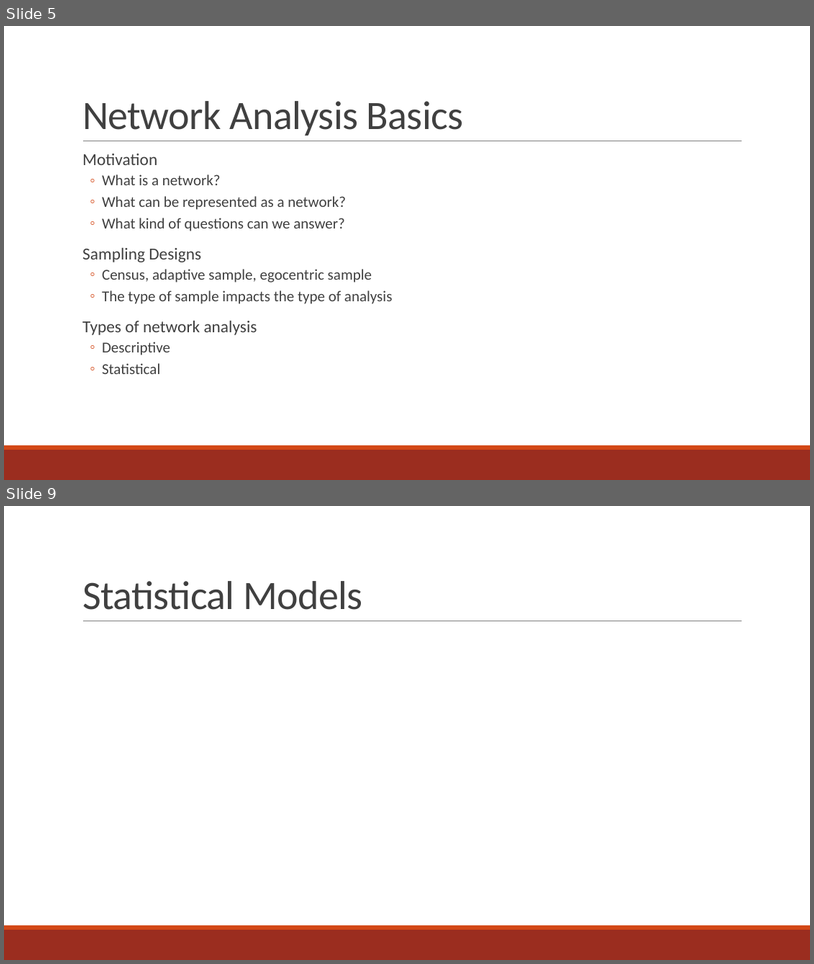
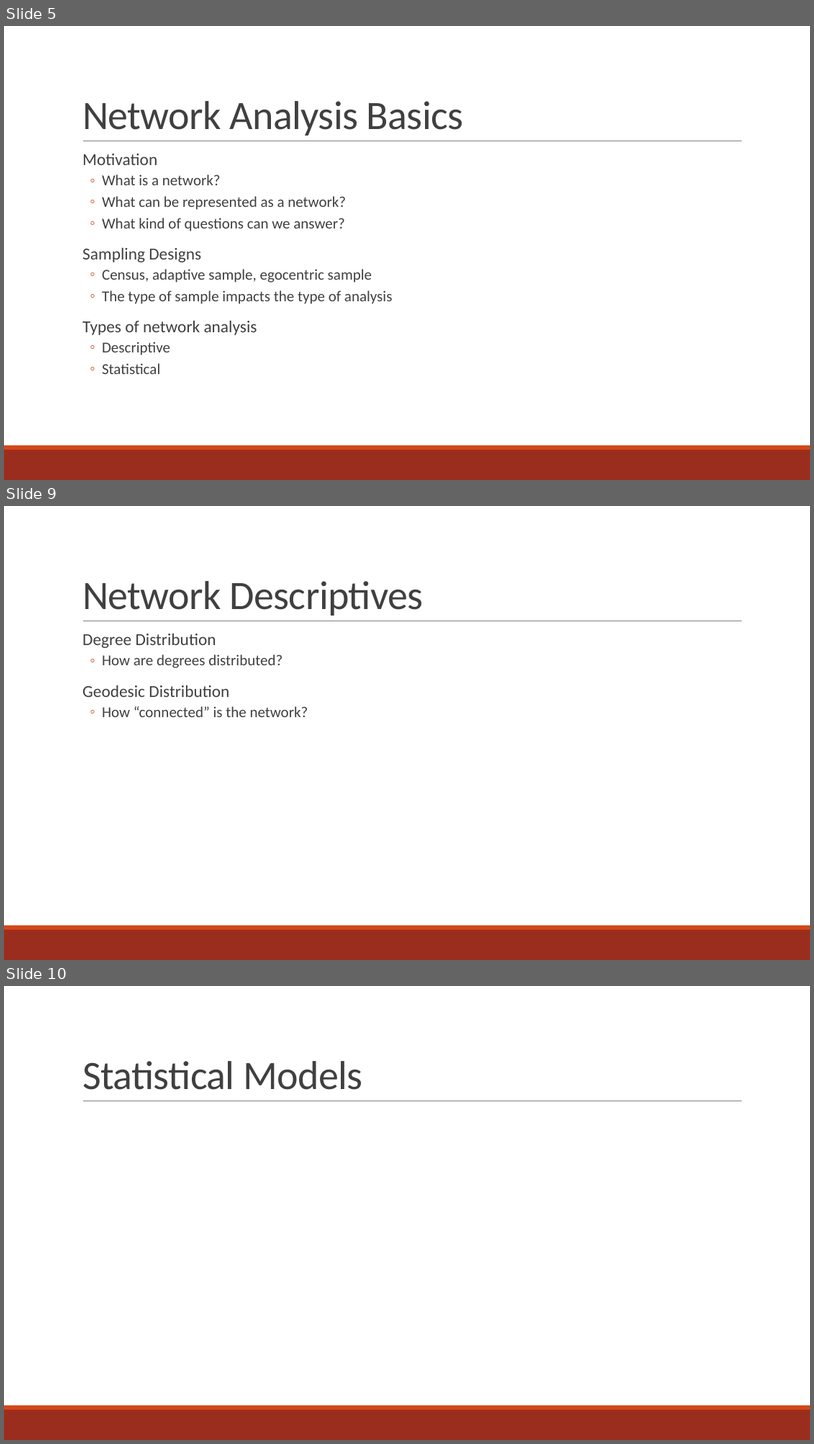
Before and after one commit to ebey/sunbelt2015, a slide deck: statnetWeb_slides.pptx. Shown one above the other, each under a label of ours: slides 5 and 9 before the commit, slides 5, 9 and 10 after it; the slides between them are not shown. The pictures are 814x964 and 814x1444 pixels, drawn with LibreOffice and Linux fonts; fonts in the diff are those of the drawing. Boxes give left, top, right and bottom in pixels: in the first picture for what was removed or moved away, otherwise in the second. Text is boxed around its words. In the diff, an @@ line names an element or a change of style, - is before the commit and + after.

```diff
--- a/statnetWeb_slides.pptx
+++ b/statnetWeb_slides.pptx
@@ slide 9 added at [4,506,810,960], background #FFFFFF; not listed: 3 template elements that a slide beside it also shows @@
@@ title added at [82,581,424,615], 48 pt, text #404040 @@
+Network Descriptives
@@ text added at [82,633,309,717], 18 pt, text #404040 @@
+  Degree Distribution
+  ◦ How are degrees distributed?
+  Geodesic Distribution
+  ◦ How “connected” is the network?
@@ what was slide 9 is now slide 10 @@
```
Also in this commit, not shown: 2 slides changed, 1 other slide added, 1 slide removed.
